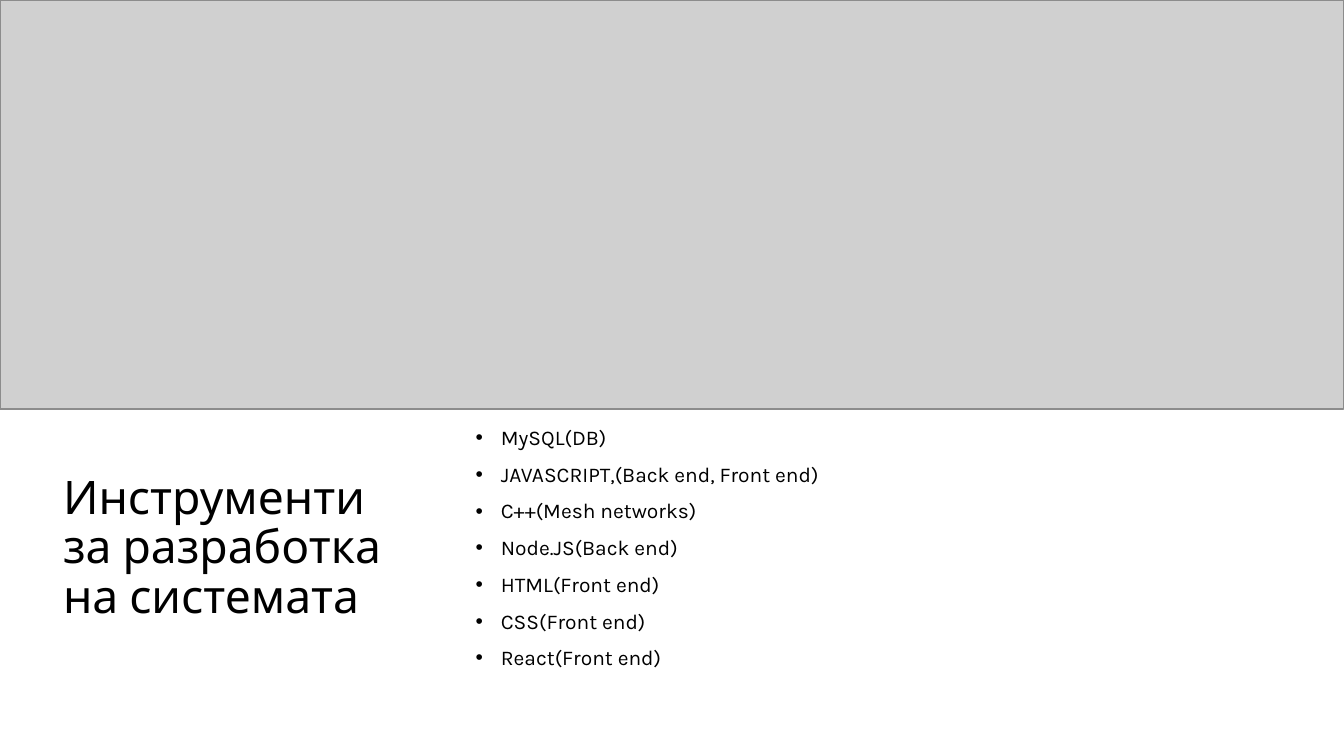
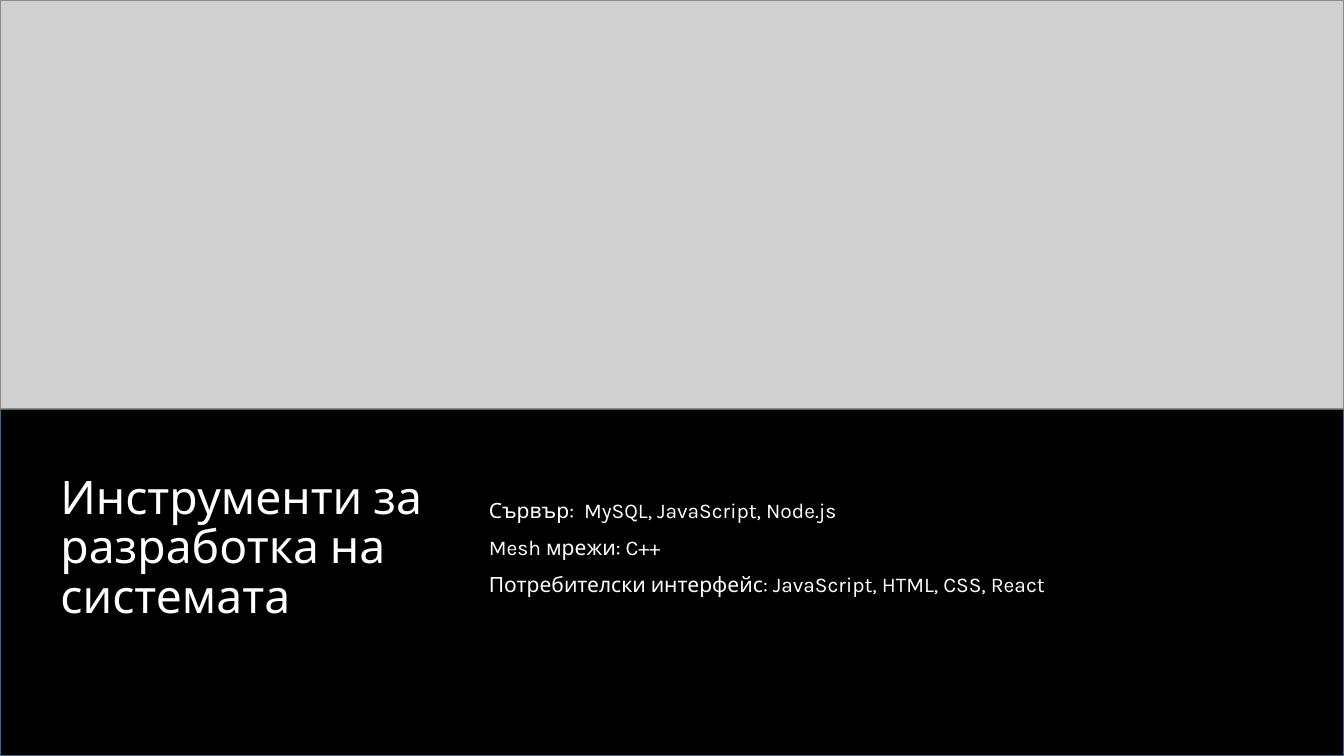
Before and after one commit to GeorgeChaparov/smart-greenhouse, a slide deck: slide 8 of documents/Smart GreenHouse.odp (slide 7 before the commit). Drawn at 1344x756 pixels with LibreOffice and Linux fonts; fonts in the diff are those of the drawing; grey boxes stand for pictures. Boxes give left, top, right and bottom in pixels: in the first picture for what was removed or moved away, otherwise in the second. Text is boxed around its words. In the diff, an @@ line names an element or a change of style, - is before the commit and + after.

Commit message:
Updating the presentation

```diff
--- a/documents/Smart GreenHouse.odp
+++ b/documents/Smart GreenHouse.odp
@@ rectangle added at [0, 409, 1344, 756], fill #000000, outline #3465A4 0 pt @@
@@ title "Инструменти за разработка на системата" at [60, 481, 422, 614]: text colour #000000 to #FFFFFF @@
@@ text at [489, 502, 1045, 597]: text changed; text colour #000000 to #FFFFFF @@
-• MySQL(DB)
-• JAVASCRIPT,(Back end, Front end)
-• C++(Mesh networks)
-• Node.JS(Back end)
-• HTML(Front end)
-• CSS(Front end)
-• React(Front end)
+Сървър: MySQL, JavaScript, Node.js
+Mesh мрежи: C++
+Потребителски интерфейс: JavaScript, HTML, CSS, React
```
Also in this commit, not shown: 4 other slides changed, 2 slides added, 1 slide removed.
